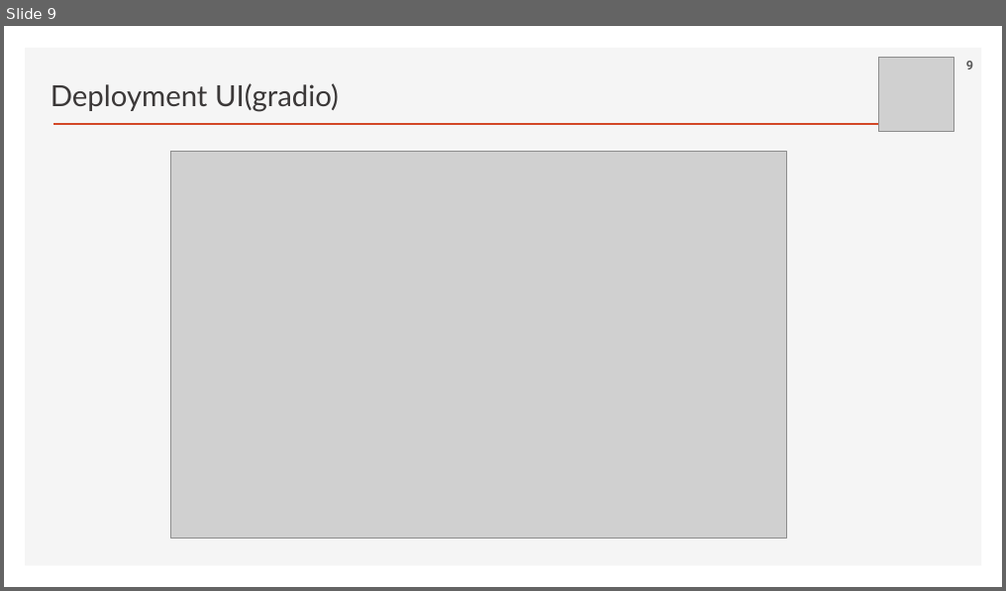
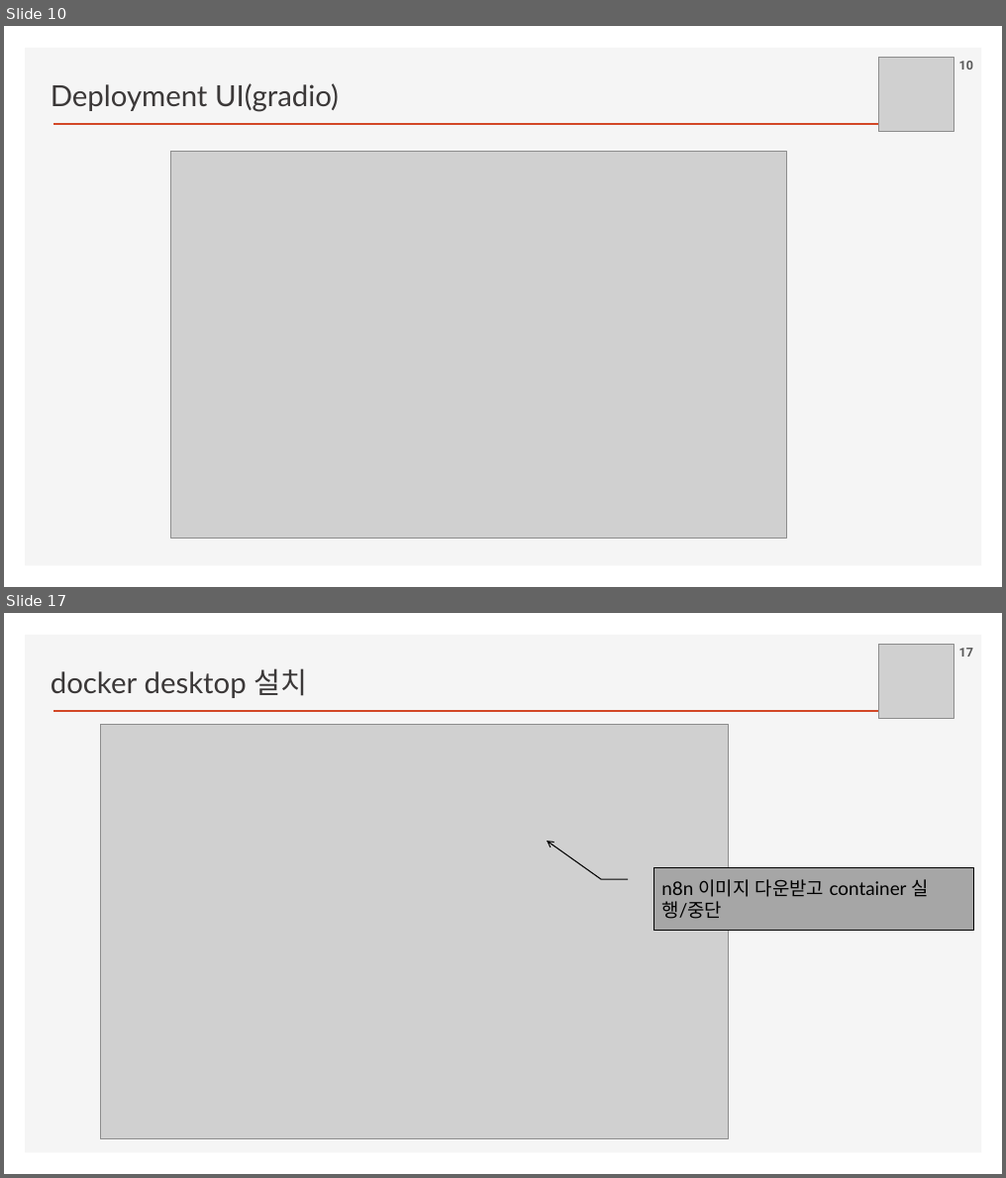
Before and after one commit to ancestor9/2026_Fall_Learning-Langchain-AI-Agent, a slide deck: PPTs/00_App Deployment.pptx. Shown one above the other, each under a label of ours: slide 9 before the commit, slides 10 and 17 after it; the slides between them are not shown. The pictures are 1006x591 and 1006x1178 pixels, drawn with LibreOffice and Linux fonts; fonts in the diff are those of the drawing; grey boxes stand for pictures; background and template pictures are left out. Boxes give left, top, right and bottom in pixels: in the first picture for what was removed or moved away, otherwise in the second. Text is boxed around its words. In the diff, an @@ line names an element or a change of style, - is before the commit and + after.

```diff
--- a/PPTs/00_App Deployment.pptx
+++ b/PPTs/00_App Deployment.pptx
@@ slide 17 added at [4, 613, 1002, 1174], background #FFFFFF; not listed: 2 template elements that a slide beside it also shows @@
@@ text added at [51, 668, 307, 698], 28 pt, text #3B3838 @@
+docker desktop 설치
@@ picture added at [879, 644, 954, 719] @@
@@ page number added at [959, 648, 973, 657], 12 pt, text #595959, bold @@
+17
@@ picture added at [101, 724, 729, 1140] @@
@@ border callout added at [654, 867, 974, 931], fill #A6A6A6, outline #000000 1 pt, 18 pt, text #000000 @@
+n8n 이미지 다운받고 container 실행/중단
@@ what was slide 9 is now slide 10 @@
@@ page number at [959, 61, 973, 70]: text changed @@
-9
+10
```
Also in this commit, not shown: 1 slide changed, 7 other slides added, 1 other file.
